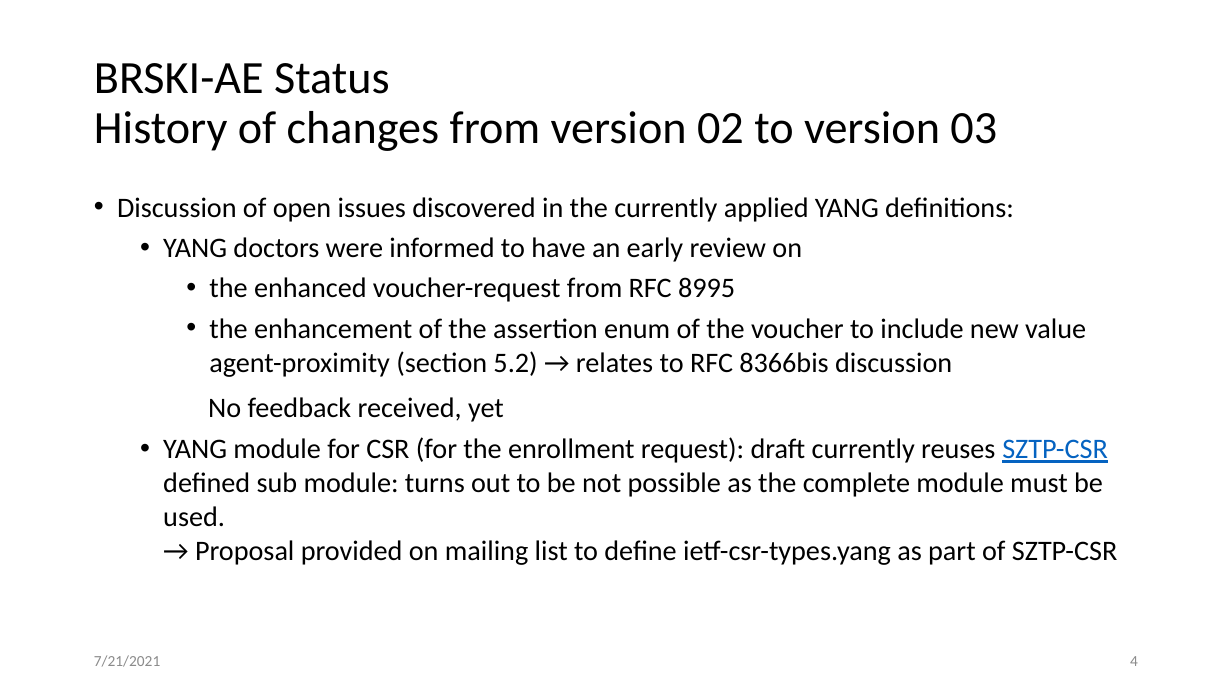
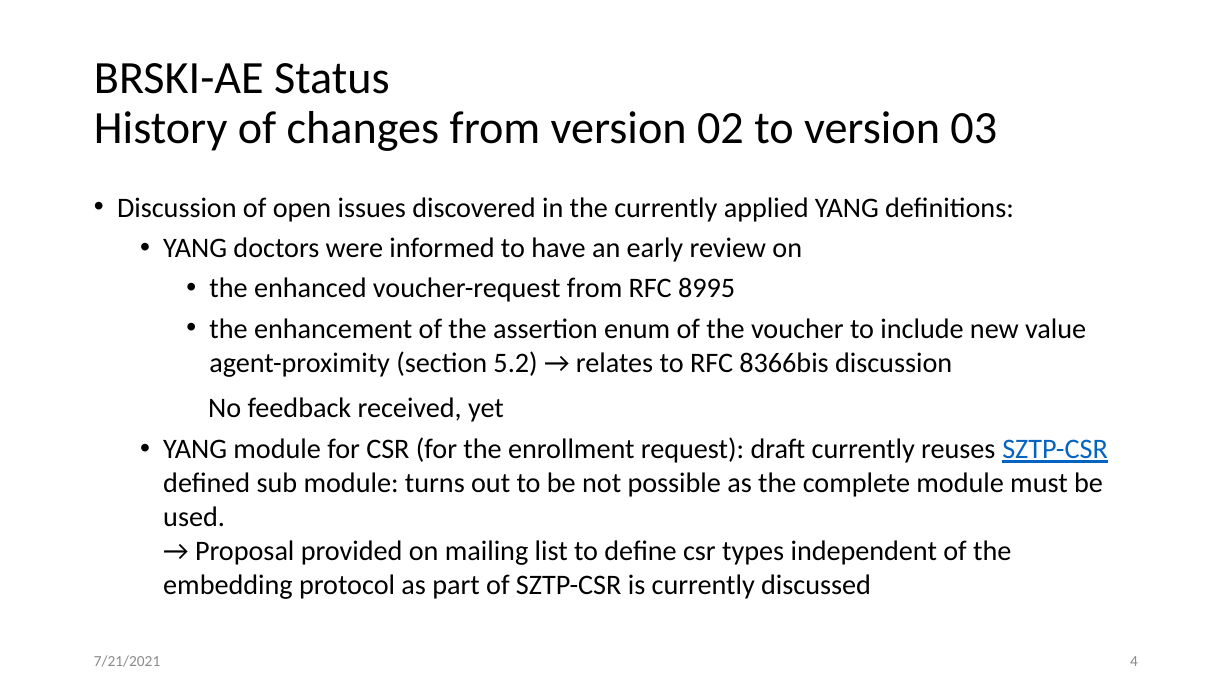
Before and after one commit to anima-wg/anima-brski-ae, a slide deck: slide 4 of presentations/slides-111-BRSKI-AE.pptx. Drawn at 1232x693 pixels with LibreOffice and Linux fonts; fonts in the diff are those of the drawing. Boxes give left, top, right and bottom in pixels: in the first picture for what was removed or moved away, otherwise in the second. Text is boxed around its words. In the diff, an @@ line names an element or a change of style, - is before the commit and + after.

Commit message:
updated descritpion regarding SZTP-CSR  on slide 4

```diff
--- a/presentations/slides-111-BRSKI-AE.pptx
+++ b/presentations/slides-111-BRSKI-AE.pptx
@@ text at box(163, 437, 1107, 599): text changed @@
-  • YANG module for CSR (for the enrollment request): draft currently reuses SZTP-CSR defined sub module: turns out to be not possible as the complete module must be used.
-    → Proposal provided on mailing list to define ietf-csr-types.yang as part of SZTP-CSR
+  • YANG module for CSR (for the enrollment request): draft currently reuses SZTP-CSR defined sub module: turns out to be not possible as the complete module must be used.
+    → Proposal provided on mailing list to define csr types independent of the embedding protocol as part of SZTP-CSR is currently discussed
```
